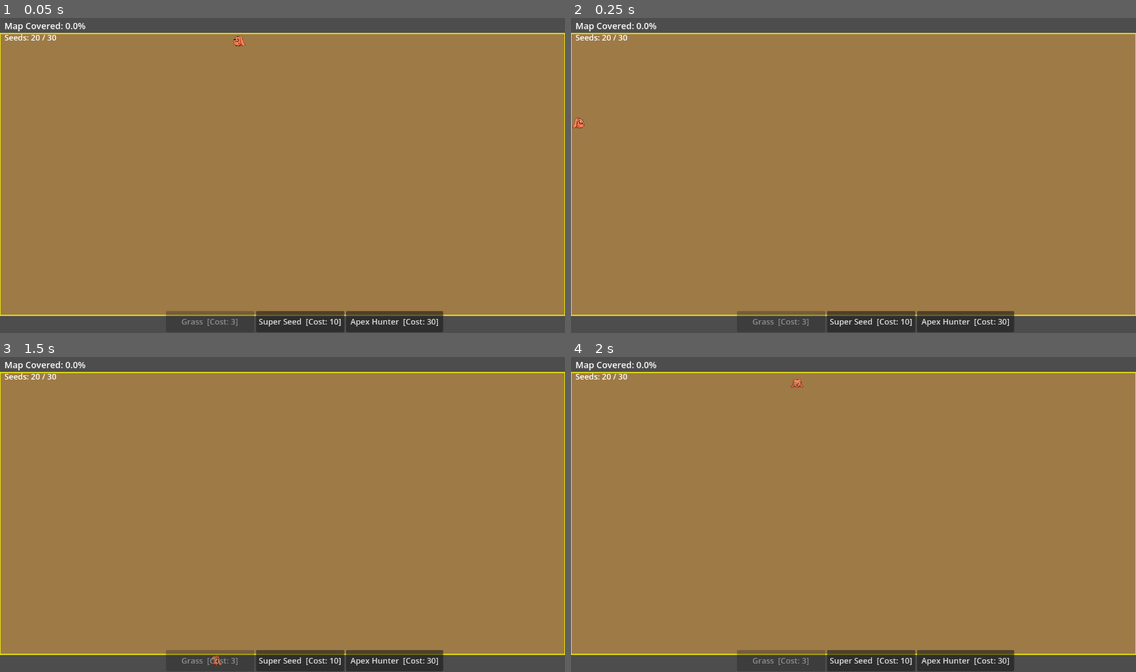
Above: before the commit, frames 1-4 (two rows, left to right).
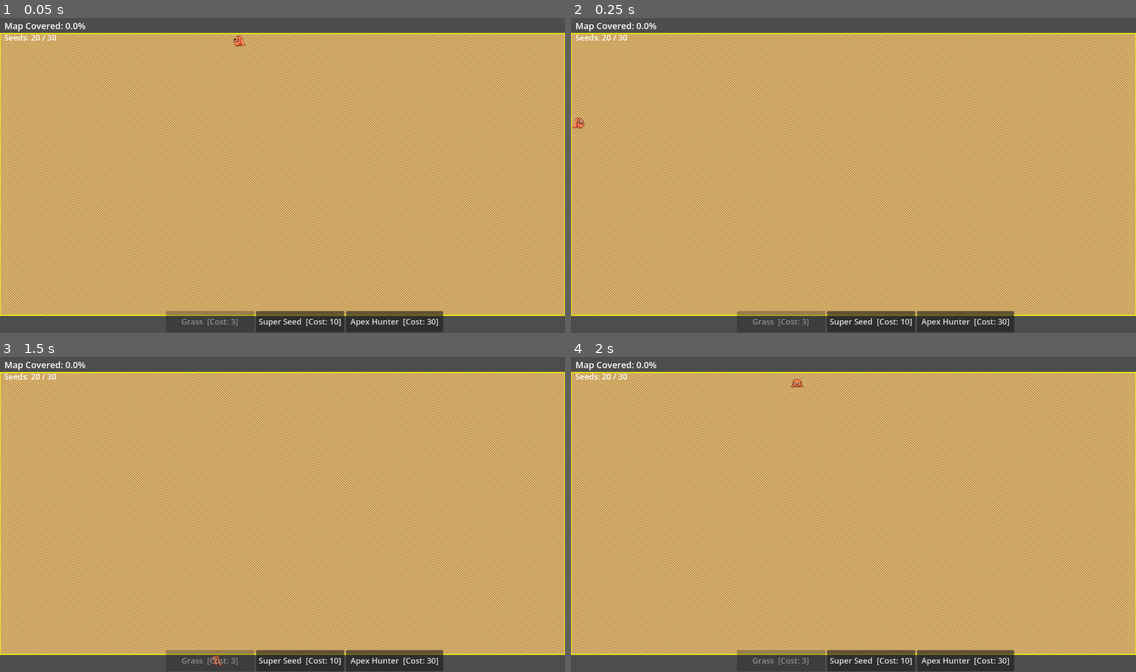
Above: after the commit, the same moments.

Repository: mamo1016/ecosystem-game
Game: Godot game, scene res://world.tscn
Same seed, same stepped clock (60 frames per second), same inputs: the game is played once before the commit and once after it.
Inputs:
- Up to frame 1 (0.05 s): no input
- Up to frame 2 (0.25 s): no input
- Up to frame 3 (1.5 s): click "Super Seed [Cost: 10]" at 0.5 s; click "Grass [Cost: 3]" at 1.25 s
- Up to frame 4 (2 s): no input

The runs differ from the first frame. In frame 1, 71% of the frame differs, in the area x 0-100%, y 5-95%; in frame 2, 71%; in frame 3, 71%; in frame 4, 71%.

Commit message:
Add Sahara-style desert texture with 6 mixed sand color variants per tile
Co-Authored-By: Claude Sonnet 4.6 <noreply@anthropic.com>

Diff:
--- a/world.gd
+++ b/world.gd
@@ -14,6 +14,14 @@
 
 # --- COLOURS ---
 const COLOR_EMPTY    = Color(0.74, 0.60, 0.38)
+const COLOR_DESERT_VARIANTS = [
+	Color(0.85, 0.71, 0.44),  # pale sand
+	Color(0.74, 0.58, 0.32),  # mid sand
+	Color(0.68, 0.50, 0.26),  # dry ochre
+	Color(0.80, 0.65, 0.38),  # warm sand
+	Color(0.90, 0.76, 0.48),  # bright dune
+	Color(0.65, 0.48, 0.24),  # dark earth
+]
 const COLOR_GRASS    = Color(0.25, 0.78, 0.18)
 const COLOR_PREDATOR = Color(0.90, 0.10, 0.10)
 const COLOR_SUPER    = Color(1.00, 0.88, 0.00)
@@ -139,8 +147,14 @@
 			var py: float = MAP_OFFSET.y + y * TILE_SIZE
 			var tile_id: int = grid[x][y]
 
-			if tile_id == GRASS:
+			if tile_id == EMPTY:
+				var desert_idx = (x * 7 + y * 11 + (x ^ y) * 3) % 6
+				draw_rect(Rect2(px, py, TILE_SIZE, TILE_SIZE), COLOR_DESERT_VARIANTS[desert_idx])
+			elif tile_id == GRASS:
 				var pos := Vector2i(x, y)
+				# Desert base under growing grass
+				var desert_idx = (x * 7 + y * 11 + (x ^ y) * 3) % 6
+				draw_rect(Rect2(px, py, TILE_SIZE, TILE_SIZE), COLOR_DESERT_VARIANTS[desert_idx])
 				var growth_val: int = plant_growth.get(pos, 0)
 				var total_cols: int = mini(growth_val / 10, 10)
 				var primary_dir: Vector2i = Vector2i(-1, 0)
